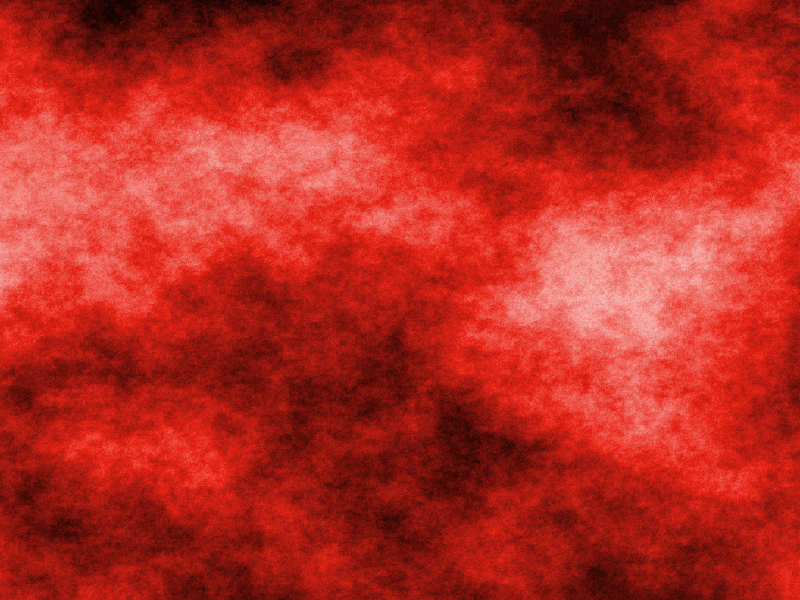
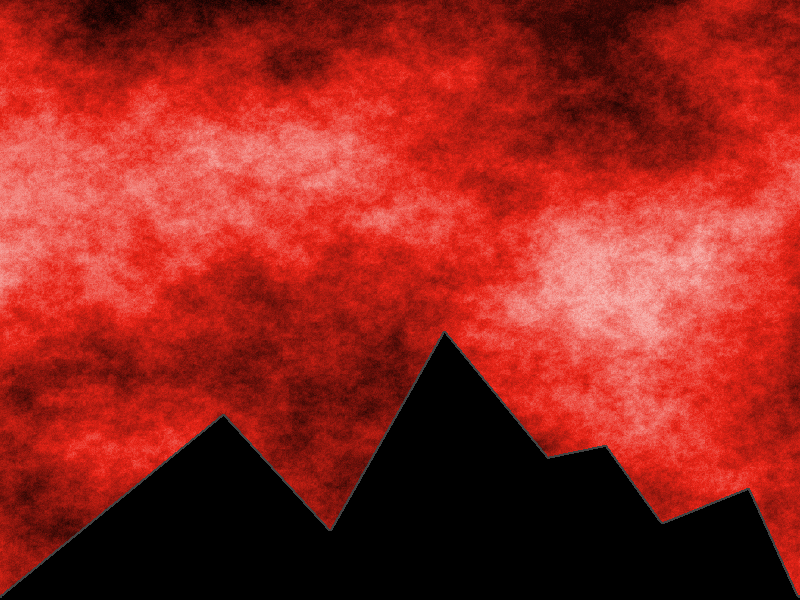
Revision of a layered 800 × 600 image; what changed, layer by layer:
added layer "Layer" above "Background" over (0, 331, 800, 600)
